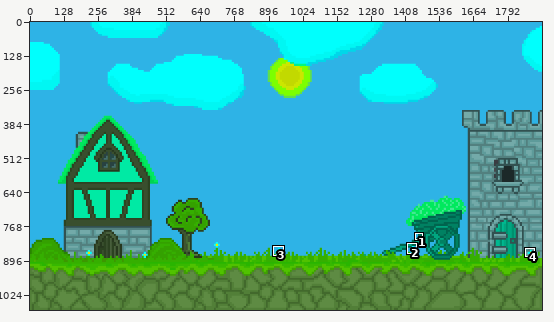
Sprite sheet, stored at WinForms_JeuCombat/Images/background_menu.png. Above, an overview of the earlier version with the close-up marked.
Close-up. Before the commit:
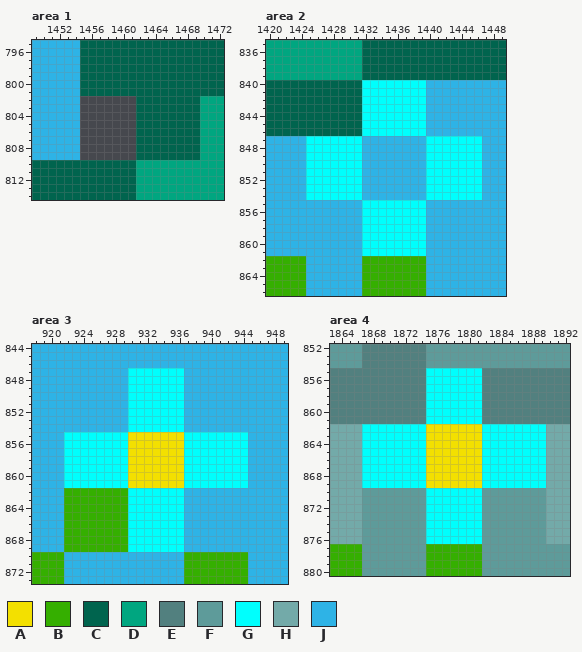
The file is 1920x1080 pixels. Colours within 5 levels of each other are drawn and written as one. Shown: area 1: x 1449..1472, y 795..814; area 2: x 1420..1449, y 835..866; area 3: x 918..949, y 844..873; area 4: x 1863..1892, y 852..880. The commit also changed other parts of the picture, which this record leaves out.
Palette (. is transparent): A #f3e000  B #35af00  C #00644e  D #00a680  E #52807f  F #5e9b9a  G #00fffd  H #73aaa9  J #2eb3e6
Once edited:
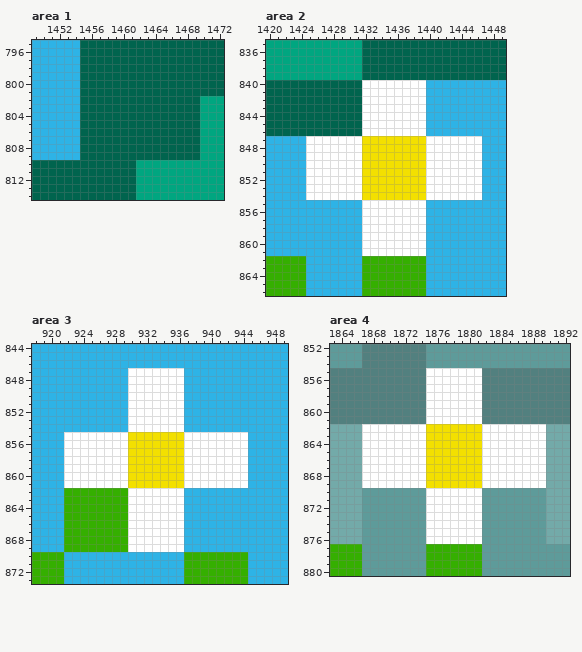
Diff:
colour G: #00fffd -> #ffffff
Area 1:
y 802..809: x 1455..1461 ....... -> CCCCCCC
Area 2:
y 847..854: x 1432..1439 JJJJJJJJ -> AAAAAAAA
Changed places in both close-ups, as pixel boxes (x1, y1, x2, y2):
added: (80, 96, 136, 160)
changed: (306, 80, 482, 256)
changed: (64, 368, 248, 552)
changed: (362, 368, 546, 544)
